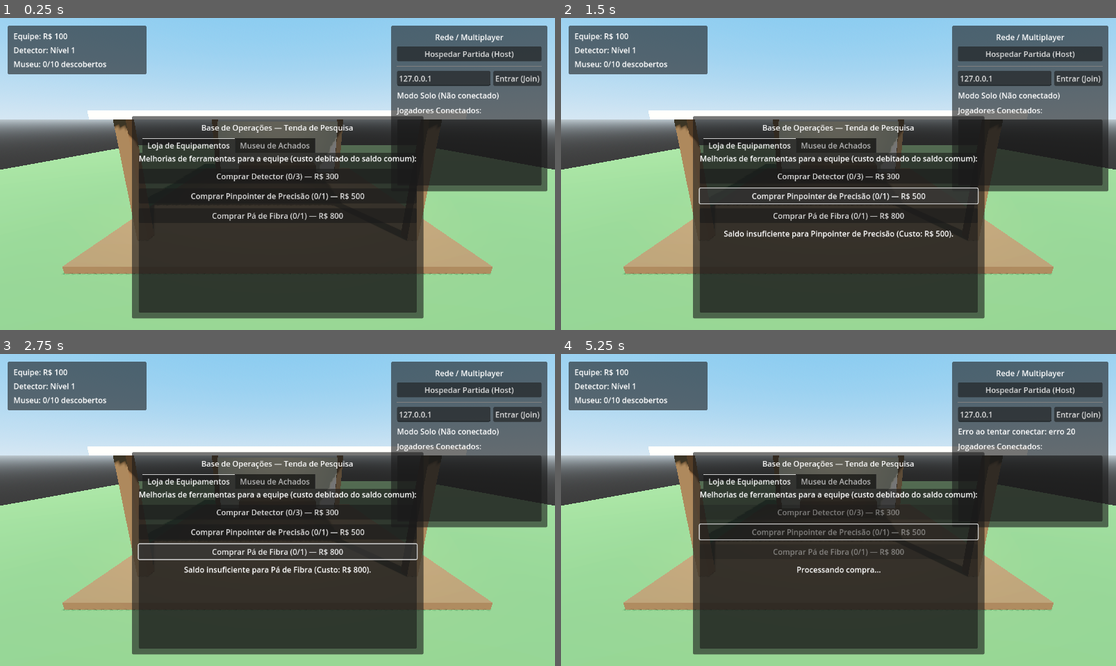
Above: before the commit, frames 1-4 (two rows, left to right).
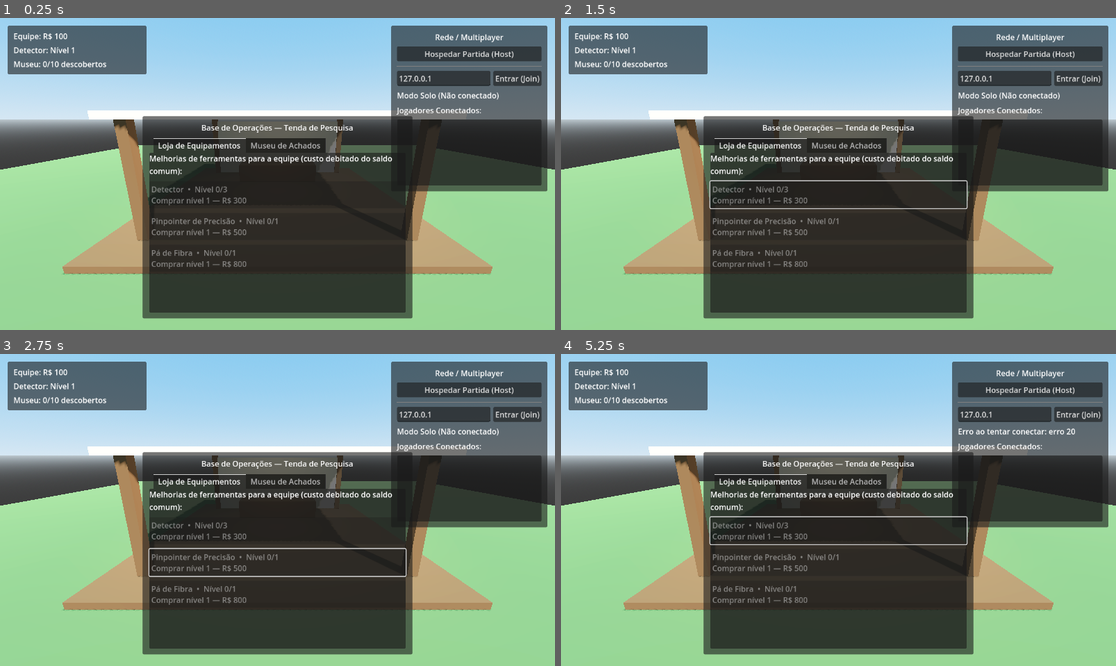
Above: after the commit, the same moments.

Repository: Felipefmdev/ScanDig
Game: Godot game, scene res://world/lobby_base.tscn
Two runs of this game, one before a commit and one after it. Both use one fixed random seed, a clock stepped at 60 frames per second and the inputs below. This scene is started directly instead of the project's main scene.
Inputs (mouse positions are in pixels of both pictures, inside the frame that each line leads up to):
- Up to frame 1 (0.25 s): no input
- Up to frame 2 (1.5 s): click (838, 177) at 0.5 s, where only the run before the commit has a clickable "Comprar Detector (0/3) — R$ 3…"; click (838, 195) at 1.25 s, where only the run before the commit has a clickable "Comprar Pinpointer de Precisã…"
- Up to frame 3 (2.75 s): click (277, 550) at 2 s, where only the run before the commit has a clickable "Comprar Pá de Fibra (0/1) — R…"
- Up to frame 4 (5.25 s): click "Hospedar Partida (Host)" at 2.75 s; click "Entrar (Join)" at 3.5 s; move the mouse to (960, 494) at 4.27 s; hold D (move_right) 4.28-5.03 s; right-click (960, 494) at 4.35 s; click (960, 494) at 4.42 s; move the mouse to (727, 525) at 5.02 s; hold S (move_backward) from 5.03 s (still down); click (727, 525) at 5.1 s

The runs differ from the first frame. In frame 1, 5.8% of the frame differs, in the area x 23-77%, y 31-97%; in frame 2, 7.0%; in frame 3, 6.9%; in frame 4, 6.5%.

Commit message:
feat: integra rede, correcao de anchors da UI e economia da base
Co-Authored-By: Claude Opus 5.5 <noreply@anthropic.com>

Diff:
--- a/core/game_state.gd
+++ b/core/game_state.gd
@@ -142,6 +142,10 @@
 		return
 	var item_data: ItemData = _load_item(item_id)
 	if item_data == null:
+		return
+	# Itens inéditos devem ir para o museu; impede cliente de pular a regra.
+	if not discovered_items.has(item_id):
+		_host_donate_item(item_id, final_value)
 		return
 	var value: int = clampi(final_value, 0, item_data.base_value)
 	team_money += value
@@ -200,7 +204,8 @@
 	return {
 		"team_money": team_money,
 		"current_day": current_day,
-		"discovered_items": discovered_items.duplicate(),
+		# Array/Dictionary sem tipo: serializam de forma previsível via RPC e JSON.
+		"discovered_items": Array(discovered_items),
 		"upgrade_levels": upgrade_levels.duplicate(),
 	}
 
@@ -210,13 +215,20 @@
 func apply_snapshot(data: Dictionary) -> void:
 	team_money = int(data.get("team_money", team_money))
 	current_day = int(data.get("current_day", current_day))
-	if data.has("discovered_items"):
+	if data.get("discovered_items") is Array:
 		var items: Array[String] = []
-		for item in data["discovered_items"]:
-			items.append(str(item))
+		for item: Variant in data["discovered_items"]:
+			var item_id: String = str(item)
+			if not item_id.is_empty() and not items.has(item_id):
+				items.append(item_id)
 		discovered_items = items
-	if data.has("upgrade_levels"):
-		upgrade_levels = (data["upgrade_levels"] as Dictionary).duplicate()
+	if data.get("upgrade_levels") is Dictionary:
+		# JSON devolve números como float e pode conter chaves obsoletas.
+		var source: Dictionary = data["upgrade_levels"]
+		var levels: Dictionary = {}
+		for key: String in UPGRADES.keys():
+			levels[key] = clampi(int(source.get(key, 0)), 0, get_upgrade_max_level(key))
+		upgrade_levels = levels
 	_ensure_upgrade_keys()
 	equipped_detector_level = 1 + get_upgrade_level("detector")
 	money_changed.emit(team_money)
@@ -248,8 +260,9 @@
 
 @rpc("any_peer", "call_remote", "reliable")
 func _request_full_state() -> void:
-	if is_authority():
-		_receive_snapshot.rpc_id(multiplayer.get_remote_sender_id(), get_snapshot())
+	var sender: int = multiplayer.get_remote_sender_id()
+	if is_authority() and sender != 0 and sender != multiplayer.get_unique_id():
+		_receive_snapshot.rpc_id(sender, get_snapshot())
 
 
 func _notify_sold(item_id: String, value: int) -> void:
@@ -281,13 +294,14 @@
 
 func _on_peer_connected(peer_id: int) -> void:
 	# Sincronização completa para quem entra.
-	if is_authority():
+	if is_authority() and _is_online():
 		_receive_snapshot.rpc_id(peer_id, get_snapshot())
 
 
 func _on_connected_to_server() -> void:
 	# Redundância caso o snapshot do host chegue antes de o nó estar pronto.
-	_request_full_state.rpc_id(HOST_PEER_ID)
+	if not is_authority():
+		_request_full_state.rpc_id(HOST_PEER_ID)
 
 
 # --- Utilitários ----------------------------------------------------------------
--- a/core/save_manager.gd
+++ b/core/save_manager.gd
@@ -84,11 +84,17 @@
 		save_failed.emit(err_msg)
 		return ERR_DOES_NOT_EXIST
 
+	if not state.is_authority():
+		var not_host_msg: String = "SaveManager: Apenas o host pode salvar o jogo."
+		push_warning(not_host_msg)
+		save_failed.emit(not_host_msg)
+		return ERR_UNAUTHORIZED
+
 	var save_data: Dictionary = {
 		"version": 2,
 		"team_money": state.team_money,
 		"current_day": state.current_day,
-		"discovered_items": state.discovered_items.duplicate(),
+		"discovered_items": Array(state.discovered_items),
 		"upgrade_levels": state.upgrade_levels.duplicate(),
 	}
 
--- a/ui/base_station_ui.gd
+++ b/ui/base_station_ui.gd
@@ -23,6 +23,10 @@
 var _pending_purchase: bool = false
 
 const SHOP_BUTTONS: Array[String] = ["detector", "pinpointer", "shovel"]
+## Tempo máximo aguardando purchase_result antes de liberar os botões novamente.
+const PURCHASE_TIMEOUT_SEC: float = 5.0
+
+var _purchase_timer: SceneTreeTimer = null
 
 
 func _resolve_node(unique_id: String, rel_path: String) -> Node:
@@ -119,11 +123,16 @@
 		var max_level: int = _game_state.get_upgrade_max_level(upgrade_id)
 		var cost: int = _game_state.get_next_upgrade_cost(upgrade_id)
 		if cost < 0:
-			btn.text = "%s — MÁXIMO (%d/%d)" % [display_name, level, max_level]
+			btn.text = "%s  •  Nível %d/%d
+NÍVEL MÁXIMO" % [display_name, level, max_level]
+			btn.tooltip_text = "%s já está no nível máximo." % display_name
 			btn.disabled = true
 		else:
-			btn.text = "Comprar %s (%d/%d) — R$ %d" % [display_name, level, max_level, cost]
-			btn.disabled = _pending_purchase
+			var affordable: bool = _game_state.team_money >= cost
+			btn.text = "%s  •  Nível %d/%d
+Comprar nível %d — R$ %d" % [display_name, level, max_level, level + 1, cost]
+			btn.tooltip_text = "" if affordable else "Saldo insuficiente (R$ %d)." % _game_state.team_money
+			btn.disabled = _pending_purchase or not affordable
 
 
 func _setup_museum_controls() -> void:
@@ -150,11 +159,25 @@
 	_pending_purchase = true
 	_refresh_shop_buttons()
 	_set_shop_feedback("Processando compra...")
+	var timer: SceneTreeTimer = get_tree().create_timer(PURCHASE_TIMEOUT_SEC)
+	_purchase_timer = timer
+	timer.timeout.connect(_on_purchase_timeout.bind(timer))
 	_game_state.request_buy_upgrade(upgrade_id)
+
+
+func _on_purchase_timeout(timer: SceneTreeTimer) -> void:
+	# Ignora timers de compras anteriores já respondidas.
+	if not _pending_purchase or timer != _purchase_timer:
+		return
+	_pending_purchase = false
+	_purchase_timer = null
+	_set_shop_feedback("Sem resposta do host. Tente novamente.")
+	_refresh_shop_buttons()
 
 
 func _on_purchase_result(_upgrade_id: String, _success: bool, message: String) -> void:
 	_pending_purchase = false
+	_purchase_timer = null
 	_set_shop_feedback(message)
 	_refresh_shop_buttons()
 
@@ -211,7 +234,8 @@
 
 
 func _on_state_updated(_amount: int) -> void:
-	pass
+	# Saldo mudou: reavalia quais upgrades estão acessíveis.
+	_refresh_shop_buttons()
 
 
 func _on_collection_updated(_total_found: int, _max_items: int) -> void:
--- a/ui/base_station_ui.tscn
+++ b/ui/base_station_ui.tscn
@@ -9,10 +9,10 @@
 anchor_top = 0.5
 anchor_right = 0.5
 anchor_bottom = 0.5
-offset_left = -270.0
-offset_top = -210.0
-offset_right = 270.0
-offset_bottom = 210.0
+offset_left = -320.0
+offset_top = -250.0
+offset_right = 320.0
+offset_bottom = 250.0
 grow_horizontal = 2
 grow_vertical = 2
 script = ExtResource("1_base_ui")
@@ -55,26 +55,43 @@
 [node name="ShopInfoLabel" type="Label" parent="PanelContainer/MarginContainer/VBoxContainer/TabContainer/Loja de Equipamentos"]
 layout_mode = 2
 text = "Melhorias de ferramentas para a equipe (custo debitado do saldo comum):"
+autowrap_mode = 3
 
 [node name="BuyDetectorButton" type="Button" parent="PanelContainer/MarginContainer/VBoxContainer/TabContainer/Loja de Equipamentos"]
 unique_name_in_owner = true
+custom_minimum_size = Vector2(0, 56)
 layout_mode = 2
-text = "Comprar Detector Nível 2 (R$ 300)"
+text = "Detector  •  Nível 0/3
+Comprar nível 1 — R$ 300"
+alignment = 0
+text_overrun_behavior = 3
+clip_text = true
 
 [node name="BuyPinpointerButton" type="Button" parent="PanelContainer/MarginContainer/VBoxContainer/TabContainer/Loja de Equipamentos"]
 unique_name_in_owner = true
+custom_minimum_size = Vector2(0, 56)
 layout_mode = 2
-text = "Comprar Pinpointer de Precisão (R$ 500)"
+text = "Pinpointer de Precisão  •  Nível 0/1
+Comprar nível 1 — R$ 500"
+alignment = 0
+text_overrun_behavior = 3
+clip_text = true
 
 [node name="BuyShovelButton" type="Button" parent="PanelContainer/MarginContainer/VBoxContainer/TabContainer/Loja de Equipamentos"]
 unique_name_in_owner = true
+custom_minimum_size = Vector2(0, 56)
 layout_mode = 2
-text = "Comprar Pá de Fibra (R$ 800)"
+text = "Pá de Fibra  •  Nível 0/1
+Comprar nível 1 — R$ 800"
+alignment = 0
+text_overrun_behavior = 3
+clip_text = true
 
 [node name="ShopFeedbackLabel" type="Label" parent="PanelContainer/MarginContainer/VBoxContainer/TabContainer/Loja de Equipamentos"]
 unique_name_in_owner = true
 layout_mode = 2
 horizontal_alignment = 1
+autowrap_mode = 3
 
 [node name="Museu de Achados" type="VBoxContainer" parent="PanelContainer/MarginContainer/VBoxContainer/TabContainer"]
 visible = false
@@ -122,3 +139,4 @@
 unique_name_in_owner = true
 layout_mode = 2
 horizontal_alignment = 1
+autowrap_mode = 3
--- a/world/lobby_base.tscn
+++ b/world/lobby_base.tscn
@@ -121,14 +121,7 @@
 grow_horizontal = 0
 
 [node name="BaseStationUI" parent="UILayer" instance=ExtResource("6_baseui")]
-anchors_preset = 8
-anchor_left = 0.5
-anchor_top = 0.5
-anchor_right = 0.5
-anchor_bottom = 0.5
 offset_left = -280.0
 offset_top = -120.0
 offset_right = 280.0
 offset_bottom = 300.0
-grow_horizontal = 2
-grow_vertical = 2
